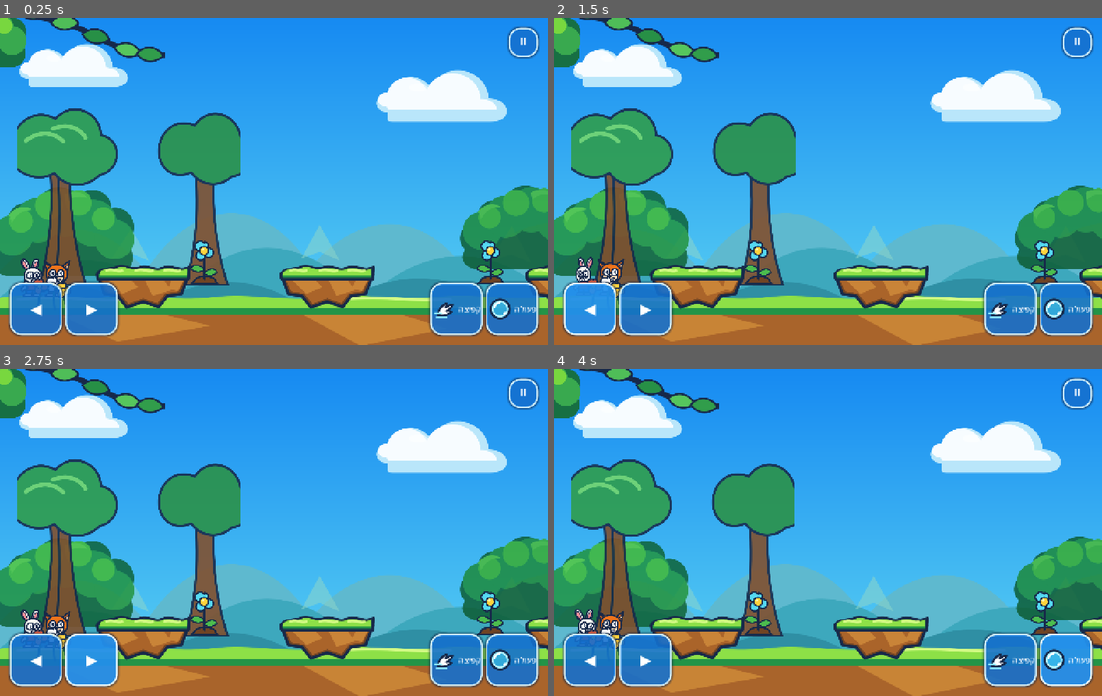
Above: before the commit, frames 1-4 (two rows, left to right).
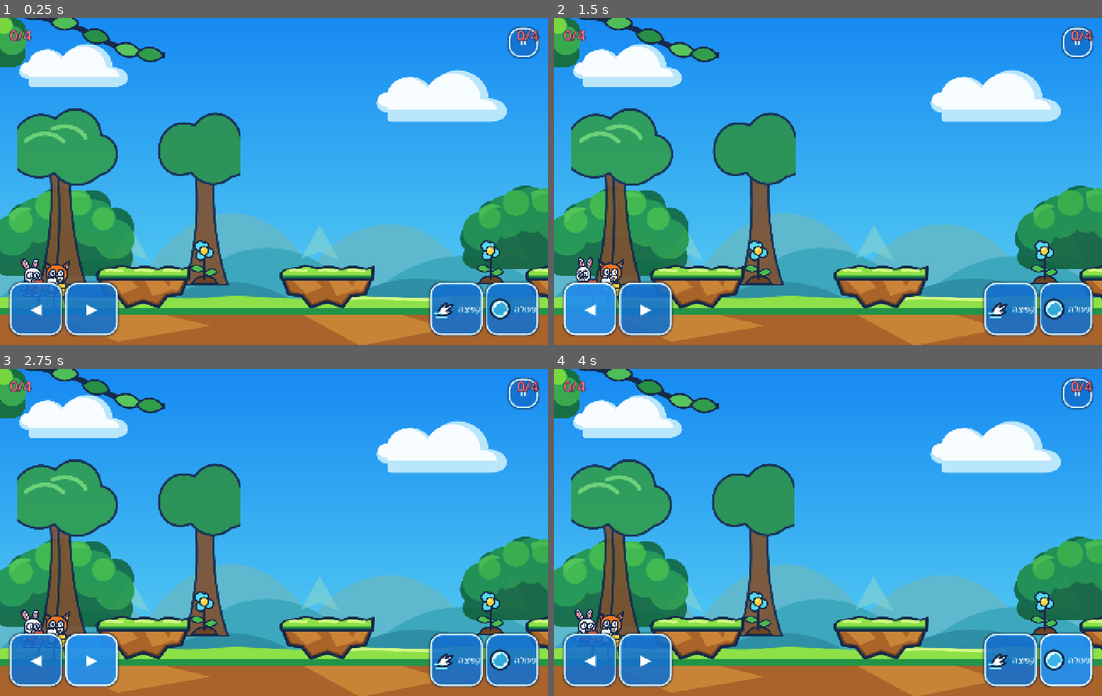
Above: after the commit, the same moments.

Repository: danlil240/animal-heroes
Game: Godot game, scene res://levels/star_race_arena.tscn
Same seed, same stepped clock (60 frames per second), same inputs: the game is played once before the commit and once after it. This scene is started directly instead of the project's main scene.
Inputs:
- Up to frame 1 (0.25 s): no input
- Up to frame 2 (1.5 s): click "⏸" at 0.5 s; click "◀" at 1.25 s
- Up to frame 3 (2.75 s): click "▶" at 2 s
- Up to frame 4 (4 s): click "קפיצה" at 2.75 s; click "פעולה" at 3.5 s

The runs differ from the first frame. In frame 1, 0.2% of the frame differs, in the area x 1-99%, y 3-8%; in frame 2, 0.2%; in frame 3, 0.2%; in frame 4, 0.2%.

Commit message:
feat: wire star race competitive HUD

Diff:
--- a/game/levels/star_race_arena.gd
+++ b/game/levels/star_race_arena.gd
@@ -7,17 +7,20 @@
 const StarRaceModeScript := preload("res://modes/star_race_mode.gd")
 
 @onready var finish_line = $FinishLine
+@onready var _hud = $HUD/StarRaceHud
 
 var race_mode: RefCounted = null
 
 var _host_tick: float = 0.0
 var _peer_checkpoints: Dictionary = {}
+var _peer_finished: Dictionary = {}
 
 
 func _setup_arena() -> void:
 	race_mode = StarRaceModeScript.new()
 	race_mode.start()
 	race_mode.race_completed.connect(_finish_match)
+	race_mode.peer_finished.connect(_on_peer_finished)
 	_peer_checkpoints[HOST_PEER_ID] = rabbit.global_position
 	_peer_checkpoints[GUEST_PEER_ID] = fox.global_position
 	finish_line.body_entered.connect(_on_finish_body_entered)
@@ -29,6 +32,16 @@
 func _step_level(delta: float) -> void:
 	_host_tick += delta
 	race_mode.tick(delta, _host_tick)
+	_hud.render(
+		race_mode.checkpoint_progress(HOST_PEER_ID),
+		race_mode.checkpoint_progress(GUEST_PEER_ID),
+		_peer_finished.has(HOST_PEER_ID),
+		_peer_finished.has(GUEST_PEER_ID),
+	)
+
+
+func _on_peer_finished(peer_id: int, _finish_tick: float) -> void:
+	_peer_finished[peer_id] = true
 
 
 func _on_checkpoint_body_entered(body: Node, checkpoint: Area2D) -> void:
--- a/game/levels/star_race_arena.tscn
+++ b/game/levels/star_race_arena.tscn
@@ -12,6 +12,7 @@
 [ext_resource type="PackedScene" path="res://visual/hero_visual.tscn" id="10_hero_visual"]
 [ext_resource type="PackedScene" path="res://visual/finish_line_visual.tscn" id="11_finish_visual"]
 [ext_resource type="PackedScene" path="res://visual/checkpoint_visual.tscn" id="12_checkpoint_visual"]
+[ext_resource type="PackedScene" path="res://ui/star_race_hud.tscn" id="13_race_hud"]
 
 [sub_resource type="RectangleShape2D" id="GroundShape"]
 size = Vector2(3400, 80)
@@ -205,6 +206,8 @@
 
 [node name="TouchControls" parent="HUD" instance=ExtResource("5_touch")]
 
+[node name="StarRaceHud" parent="HUD" instance=ExtResource("13_race_hud")]
+
 [node name="PartnerIndicator" type="Control" parent="HUD"]
 layout_mode = 0
 mouse_filter = 2
Not shown: 1 places in game/levels/star_race_arena.tscn that only renumber resources
